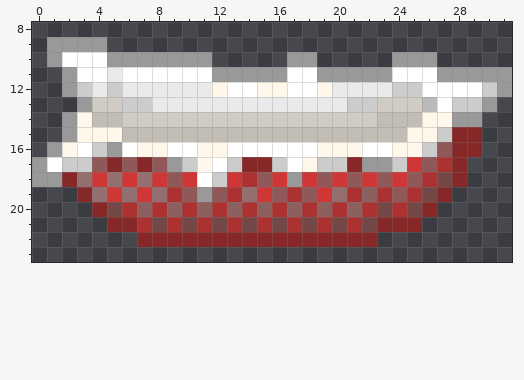
Two states of a pixel-art sprite, Resources/Textures/Objects/Consumable/Food/Baked/onionrings.rsi/basket.png. The first picture shows the starting point.
The file is 32x32 pixels. Colours within 5 levels of each other are drawn and written as one. Shown: x 0..31, y 8..23.
And afterwards:
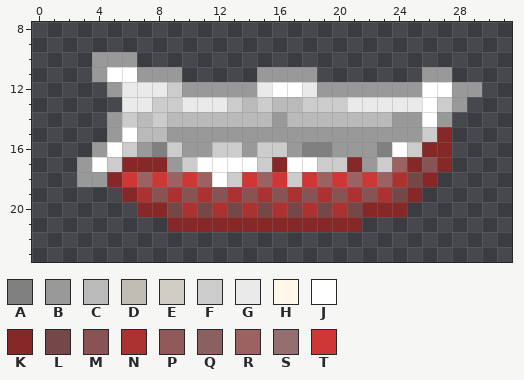
Palette (. is transparent): A #808080  B #999999  C #bababa  D #c2bdb4  E #d1ccc3  F #cccccc  G #eaeaea  H #fff7ea  J #ffffff  K #872828  L #754848  M #875353  N #ac3232  P #905858  Q #8d6060  R #9c6262  S #936f6f  T #cf3636
Difference:
Changed rows in their new state; - is an unchanged pixel.
first column x 0:
 9 -....---------------------------
10 -...B--.....-----..-----...-----
11 --..BJ-BBB.....--BB.......B-....
12 --...B---FBBBBBGJ-GBBBBBBB--BB..
13 ---...GGFF---FCFCCFFFGGGGGJFB..-
14 --...BFCFCCCCCCCBCCCCCCCBBJB..--
15 --...BJCCBBBBBBBBBBBBBBBBBFK..--
16 -...BJFBAFBBFFBFFBAABBBAJFKK..--
17 ...BJFK-K--J-JJFK-J----FRKMK.---
18 ...BBK-R-R-RJFTR-F-R-R-RNLK..---
19 ---...KNM-MNM-MNM-MNM-M-LK..----
20 ----...KKL-L-L-L-L-L-LKKK..-----
21 -----....KKKKKKKKKKKKK....------
22 -------................---------
Changed places in both pictures, as pixel boxes (x1, y1, x2, y2):
changed: (32, 37, 512, 247)
